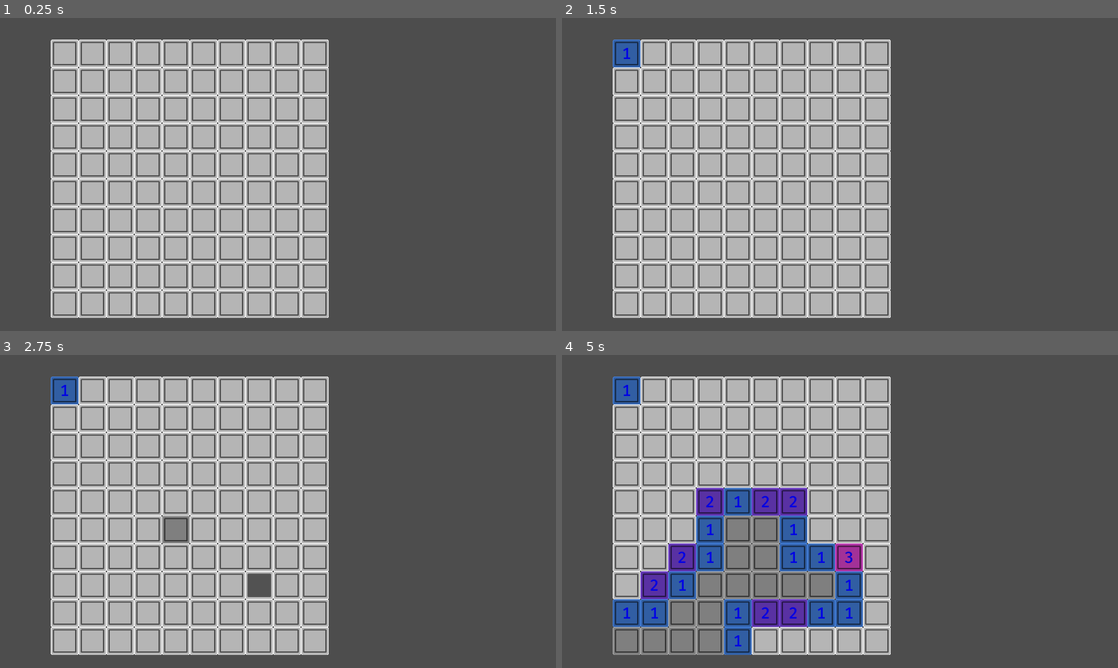
Above: before the commit, frames 1-4 (two rows, left to right).
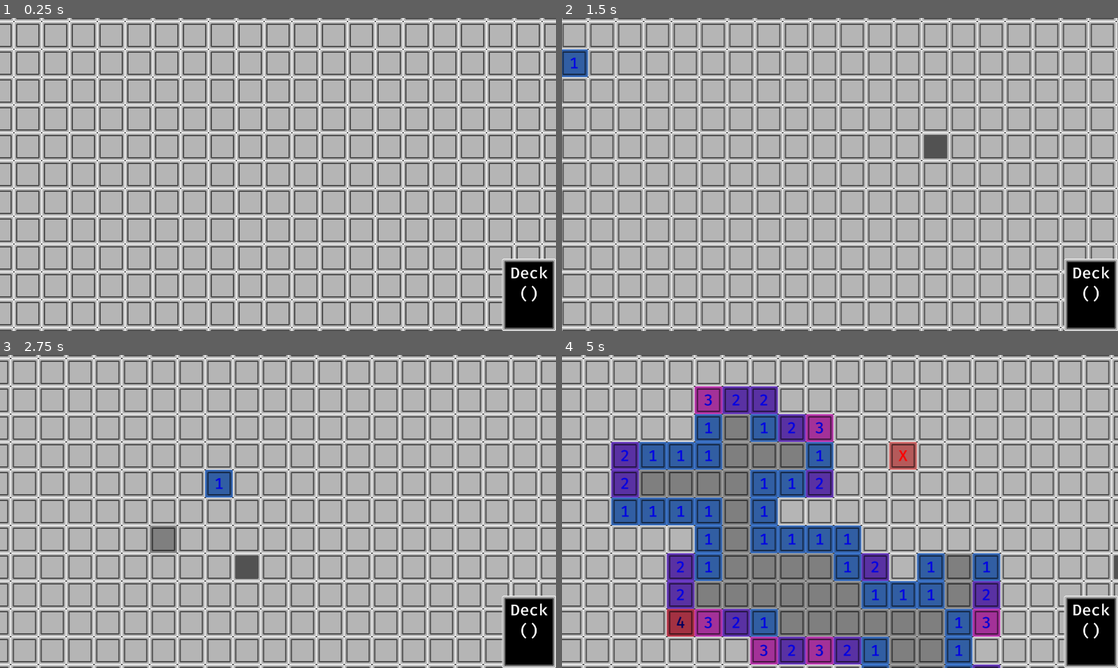
Above: after the commit, the same moments.

Repository: bjornarprytz/mine-sweeter
Game: Godot game, scene res://main.tscn
Same seed, same stepped clock (60 frames per second), same inputs: the game is played once before the commit and once after it.
Inputs (mouse positions are in pixels of both pictures, inside the frame that each line leads up to):
- Up to frame 1 (0.25 s): no input
- Up to frame 2 (1.5 s): click (628, 52) at 0.52 s; tap Enter at 1.25 s; move the mouse to (962, 158) at 1.27 s; hold D (move_right, bound only after the commit) from 1.28 s (still down); hold Middle mouse button (drag, bound only after the commit) from 1.28 s (still down); click (962, 158) at 1.42 s
- Up to frame 3 (2.75 s): tap Shift (shift, bound only after the commit) at 1.55 s; release D (move_right, bound only after the commit) at 2 s; release Middle mouse button (drag, bound only after the commit) at 2 s; drag from (166, 527) to (250, 574) at 2.02 s
- Up to frame 4 (5 s): move the mouse to (895, 442) at 2.77 s; hold D (move_right, bound only after the commit) 2.78-3.5 s; hold Mouse wheel up (zoom_in, bound only after the commit) 2.78-3.5 s; click (895, 442) at 2.92 s; tap Mouse wheel down (zoom_out, bound only after the commit) at 3.05 s; drag from (812, 574) to (673, 464) at 3.52 s; move the mouse to (1006, 558) at 4.27 s; hold A (move_left, bound only after the commit) from 4.28 s (still down); hold Middle mouse button (drag, bound only after the commit) from 4.28 s (still down); click (1006, 558) at 4.42 s; tap Shift (shift, bound only after the commit) at 4.55 s

The runs differ from the first frame. In frame 1, 65% of the frame differs, in the area x 0-100%, y 0-100%; in frame 2, 67%; in frame 3, 69%; in frame 4, 83%.

Commit message:
Game board, wip deck/cards.

Diff:
--- a/src/autoloads/event_bus.gd
+++ b/src/autoloads/event_bus.gd
@@ -3,3 +3,8 @@
 
 
 # Add signals here for game-wide events. Access through the Events singleton
+
+signal tutorial_reveal_first_cell()
+
+signal cell_revealed(cell: Cell)
+signal cell_flagged(cell: Cell, flagged: bool)
--- a/src/autoloads/factory.gd
+++ b/src/autoloads/factory.gd
@@ -2,3 +2,61 @@
 extends Node2D
 
 # Add factory methods for common scenes here. Access through the Create singleton
+
+@onready var cell_spawner = preload("res://cell.tscn")
+@onready var card_spawner = preload("res://card.tscn")
+
+const mine_frequency: float = .2
+
+func Cell() -> Cell:
+	var cell = cell_spawner.instantiate() as Cell
+
+	if randf() < mine_frequency:
+		cell.is_mine = true
+
+	return cell
+
+
+const good_card_values = [1, 2, 3, 4]
+const good_card_values_probability_distribution = [0.50, 0.30, 0.15, 0.05]
+
+const good_card_mul_values = [2, 3, 4, 5]
+const good_card_mul_values_probability_distribution = [0.5, 0.4, 0.07, 0.03]
+
+const bad_card_values = [-1, -2, -3, -4]
+const bad_card_values_probability_distribution = [0.25, 0.5, 0.15, 0.1]
+
+const bad_card_mul_values = [-1]
+const bad_card_mul_values_probability_distribution = [1.0]
+
+func BadCard(type: Card.Type) -> Card:
+	var card = card_spawner.instantiate() as Card
+
+	card.type = type
+
+	match type:
+		Card.Type.VALUE:
+			var index = Utils.get_index_from_probability_distribution(bad_card_values_probability_distribution)
+			card.value = bad_card_values[index]
+		Card.Type.MULTIPLIER:
+			var index = Utils.get_index_from_probability_distribution(bad_card_mul_values_probability_distribution)
+			card.value = bad_card_mul_values[index]
+	return card
+
+func GoodCard(type: Card.Type) -> Card:
+	var card = card_spawner.instantiate() as Card
+
+	card.type = type
+
+	var random_value = randf()
+
+	var cumulative_probability = 0.0
+
+	match type:
+		Card.Type.VALUE:
+			var index = Utils.get_index_from_probability_distribution(good_card_values_probability_distribution)
+			card.value = good_card_values[index]
+		Card.Type.MULTIPLIER:
+			var index = Utils.get_index_from_probability_distribution(good_card_mul_values_probability_distribution)
+			card.value = good_card_mul_values[index]
+	return card
--- /dev/null
+++ b/src/autoloads/game.gd
@@ -0,0 +1,3 @@
+extends Node2D
+
+var first_cell_revealed: bool = false
--- /dev/null
+++ b/src/autoloads/game.tscn
@@ -0,0 +1,6 @@
+[gd_scene load_steps=2 format=3 uid="uid://v5oiwytiokrw"]
+
+[ext_resource type="Script" path="res://autoloads/game.gd" id="1_e377y"]
+
+[node name="Game" type="Node2D"]
+script = ExtResource("1_e377y")
--- /dev/null
+++ b/src/camera.gd
@@ -0,0 +1,72 @@
+extends Camera2D
+
+@export var pan_speed: float = 500.0
+@export var zoom_speed: float = 0.1
+@export var min_zoom: float = 0.5
+@export var max_zoom: float = 2.0
+
+@export var map: Map
+
+var current_zoom: float = 1.0
+var dragging: bool = false
+var last_mouse_position: Vector2 = Vector2.ZERO
+
+# Called when the node enters the scene tree for the first time.
+func _ready() -> void:
+	# Initialize the camera
+	pass # Replace with function body.
+
+# Called every frame. 'delta' is the elapsed time since the previous frame.
+func _process(delta: float) -> void:
+	# Handle keyboard panning
+	var input_vector = Vector2.ZERO
+	input_vector.x = Input.get_action_strength("move_right") - Input.get_action_strength("move_left")
+	input_vector.y = Input.get_action_strength("move_down") - Input.get_action_strength("move_up")
+
+	# Apply faster movement if Shift is pressed
+	var speed_multiplier = 2.0 if Input.is_action_pressed("shift") else 1.0
+	position += input_vector * pan_speed * speed_multiplier * delta
+
+	# Only restrict movement when there's no input
+	if input_vector == Vector2.ZERO and not dragging:
+		restrict_movement()
+
+func _input(event: InputEvent) -> void:
+	if event.is_action_pressed("drag"):
+		dragging = true
+		last_mouse_position = event.position
+	elif event.is_action_released("drag"):
+		dragging = false
+	elif event is InputEventMouseMotion and dragging:
+		# Pan the camera while dragging
+		position += (last_mouse_position - event.position) / zoom
+		last_mouse_position = event.position
+	elif event.is_action_pressed("zoom_in"):
+		# Zoom in with plus key
+		zoom_camera(zoom_speed)
+	elif event.is_action_pressed("zoom_out"):
+		# Zoom out with minus key
+		zoom_camera(-zoom_speed)
+
+func zoom_camera(zoom_amount: float) -> void:
+	current_zoom = clampf(current_zoom + zoom_amount, min_zoom, max_zoom)
+	zoom = Vector2.ONE * current_zoom
+	restrict_movement()
+
+func restrict_movement() -> void:
+	# Restrict movement so that the game board can't get out of view
+	var camera_size = get_viewport_rect().size / zoom
+	var map_center = map.get_center_cell().position
+
+	# Check if camera is out of bounds
+	var out_of_bounds = (
+		position.x < 0 or
+		position.x > map.bounds.size.x or
+		position.y < 0 or
+		position.y > map.bounds.size.y
+	)
+
+	if out_of_bounds:
+		# Lerp towards map center
+		var target_position = position.lerp(map_center, 0.04)
+		position = target_position
--- /dev/null
+++ b/src/card.gd
@@ -0,0 +1,31 @@
+class_name Card
+extends Node2D
+
+enum Type {
+	VALUE,
+	MULTIPLIER
+}
+
+var type: Type = Type.VALUE
+
+var mul: float = 1.0:
+	set(v):
+		if v == mul:
+			return
+		assert(type == Type.MULTIPLIER)
+		mul = v
+
+		value_label.clear()
+		value_label.add_text("[centered]x%s" % str(mul))
+
+var val: int = 0:
+	set(v):
+		if v == val:
+			return
+		assert(type == Type.VALUE)
+		val = v
+
+		value_label.clear()
+		value_label.add_text("[centered]%s" % str(val))
+
+@onready var value_label: RichTextLabel = %Value
--- /dev/null
+++ b/src/card.tscn
@@ -0,0 +1,24 @@
+[gd_scene load_steps=2 format=3 uid="uid://xre67uirv4dq"]
+
+[ext_resource type="Script" path="res://card.gd" id="1_pgbsw"]
+
+[node name="Card" type="Node2D"]
+script = ExtResource("1_pgbsw")
+
+[node name="PanelContainer" type="PanelContainer" parent="."]
+offset_right = 114.0
+offset_bottom = 152.0
+
+[node name="MarginContainer" type="MarginContainer" parent="PanelContainer"]
+layout_mode = 2
+
+[node name="CenterContainer" type="CenterContainer" parent="PanelContainer/MarginContainer"]
+layout_mode = 2
+
+[node name="Value" type="RichTextLabel" parent="PanelContainer/MarginContainer/CenterContainer"]
+unique_name_in_owner = true
+layout_mode = 2
+bbcode_enabled = true
+text = "[center]+5"
+fit_content = true
+autowrap_mode = 0
--- a/src/cell.gd
+++ b/src/cell.gd
@@ -1,22 +1,32 @@
 class_name Cell
 extends Node2D
+
+const size: int = 64
 
 var is_mine: bool = false
 var number: int = 0
 var revealed: bool = false
 var flagged: bool = false
 
+var map: Map
+
 var coordinates: Vector2 = Vector2.ZERO
+
 @onready var button: Button = $Button
-
-signal cell_revealed(cell: Cell)
-signal cell_flagged(cell: Cell)
-
 @onready var tag: RichTextLabel = %Tag
 
 func reveal():
 	if revealed:
 		return
+	if flagged:
+		toggle_flag()
+
+	if !Game.first_cell_revealed:
+		Game.first_cell_revealed = true
+		Events.tutorial_reveal_first_cell.emit()
+		if is_mine:
+			is_mine = false
+
 	revealed = true
 
 	var tween = create_tween()
@@ -25,13 +35,19 @@
 	tween.tween_property(self, "scale", Vector2(1.0, 1.0), 0.05)
 	await tween.finished
 
-	if number > 0:
+	var neighbors = map.get_neighbors(self)
+	number = 0
+	for neighbor in neighbors:
+		if neighbor.is_mine:
+			number += 1
+
+	if is_mine:
+		modulate = Color(1, 0.5, 0.5) # Light red for mines
+	elif number > 0:
 		var hue = (number - 1) / 8.0 + 0.6 # Shift the color wheel so 1 is blue
 		var saturation = 0.7 # Moderate saturation for visibility
 		var value = 0.9 # High value for brightness
 		modulate = Color.from_hsv(fmod(hue, 1.0), saturation, value)
-	elif is_mine:
-		modulate = Color(1, 0.5, 0.5) # Light red for mines
 	else:
 		modulate = Color(0.7, 0.7, 0.7) # Darkened color for empty cells (0)
 
@@ -40,25 +56,33 @@
 		tag.append_text("[center][color=red]X[/color][/center]")
 	elif number > 0:
 		tag.append_text("[center][color=blue]%s[/color][/center]" % str(number))
-	cell_revealed.emit(self)
+	Events.cell_revealed.emit(self)
 
 func toggle_flag():
 	tag.show()
 	if not revealed:
 		flagged = !flagged
 		if flagged:
-			tag.append_text("[center][color=red]F[/color][/center]")
+			tag.append_text("[center][color=darkgreen]F[/color][/center]")
 		else:
 			tag.clear()
-		cell_flagged.emit(self)
-
-func initialize(is_mine_cell: bool, cell_number: int):
-	is_mine = is_mine_cell
-	number = cell_number
+		Events.cell_flagged.emit(self, flagged)
 
 func _on_button_gui_input(event: InputEvent) -> void:
 	if event is InputEventMouseButton and !event.is_pressed():
 		if event.button_index == MOUSE_BUTTON_LEFT:
+			if revealed:
+				var neighbors = map.get_neighbors(self)
+				var safe_neighbors: Array[Cell] = []
+				var n_flagged_neighbors = 0
+				for neighbor in neighbors:
+					if neighbor.flagged:
+						n_flagged_neighbors += 1
+					elif !neighbor.revealed:
+						safe_neighbors.append(neighbor)
+				if n_flagged_neighbors == number:
+					for neighbor in safe_neighbors:
+						neighbor.reveal()
 			reveal()
 		elif event.button_index == MOUSE_BUTTON_RIGHT:
 			toggle_flag()
--- /dev/null
+++ b/src/deck.gd
@@ -0,0 +1,24 @@
+class_name Deck
+extends Control
+
+@onready var label: RichTextLabel = %Label
+
+var cards: Array[Card] = []
+
+func add_card(card: Card) -> void:
+	cards.push_back(card)
+	label.append_text("Deck (%s)" % str(cards.size()))
+
+func pop_cards(n: int) -> Array[Card]:
+	var drawn_cards: Array[Card] = []
+
+	for i in range(n):
+		drawn_cards.push_back(cards.pop_front())
+
+	label.clear()
+	label.append_text("Deck (%s)" % str(cards.size()))
+
+	return drawn_cards
+
+func shuffle() -> void:
+	cards.shuffle()
--- /dev/null
+++ b/src/deck.tscn
@@ -0,0 +1,14 @@
+[gd_scene load_steps=2 format=3 uid="uid://cx0f7aqu2rweo"]
+
+[ext_resource type="Script" path="res://deck.gd" id="1_euoki"]
+
+[node name="PanelContainer" type="PanelContainer"]
+offset_right = 124.0
+offset_bottom = 166.0
+script = ExtResource("1_euoki")
+
+[node name="Label" type="RichTextLabel" parent="."]
+unique_name_in_owner = true
+layout_mode = 2
+bbcode_enabled = true
+text = "[center]Deck()"
--- a/src/main.gd
+++ b/src/main.gd
@@ -1,28 +1,16 @@
 extends Node2D
 
-var grid_size = Vector2(10, 10)
-var cell_size = 64
-var mine_count = 15
 
-var grid = []
-
-@onready var cell_spawner = preload("res://cell.tscn")
+@onready var map: Map = %Map
+@onready var camera: Camera2D = %Camera
+@onready var deck: Deck = %Deck
 
 func _ready():
-	create_grid()
-	place_mines()
-	calculate_numbers()
+	map.create_grid()
+	Events.cell_revealed.connect(_on_cell_revealed)
 
-func create_grid():
-	for x in range(grid_size.x):
-		grid.append([])
-		for y in range(grid_size.y):
-			var cell = cell_spawner.instantiate() as Cell
-			cell.position = Vector2(x, y) * cell_size
-			cell.coordinates = Vector2(x, y)
-			add_child(cell)
-			grid[x].append(cell)
-			cell.cell_revealed.connect(_on_cell_revealed)
+	camera.position = map.get_center_cell().position
+
 
 func _on_cell_revealed(cell: Cell):
 	if cell.number > 0 or cell.is_mine or cell.flagged:
@@ -30,39 +18,5 @@
 
 	await get_tree().create_timer(0.1).timeout
 
-	for dx in [-1, 0, 1]:
-		for dy in [-1, 0, 1]:
-			var nx = cell.coordinates.x + dx
-			var ny = cell.coordinates.y + dy
-			if nx >= 0 and nx < grid_size.x and ny >= 0 and ny < grid_size.y:
-				var adjacent_cell = grid[nx][ny]
-				if not adjacent_cell.is_mine and not adjacent_cell.revealed:
-					adjacent_cell.reveal()
-
-func place_mines():
-	var mines_placed = 0
-	while mines_placed < mine_count:
-		var x = randi() % int(grid_size.x)
-		var y = randi() % int(grid_size.y)
-		if not grid[x][y].is_mine:
-			grid[x][y].initialize(true, 0)
-			mines_placed += 1
-
-func calculate_numbers():
-	for x in range(grid_size.x):
-		for y in range(grid_size.y):
-			if grid[x][y].is_mine:
-				continue
-			var number = count_adjacent_mines(x, y)
-			grid[x][y].initialize(false, number)
-
-func count_adjacent_mines(x, y):
-	var count = 0
-	for dx in range(-1, 2):
-		for dy in range(-1, 2):
-			var nx = x + dx
-			var ny = y + dy
-			if nx >= 0 and nx < grid_size.x and ny >= 0 and ny < grid_size.y:
-				if grid[nx][ny].is_mine:
-					count += 1
-	return count
+	for neighbor in map.get_neighbors(cell):
+		neighbor.reveal()
--- a/src/main.tscn
+++ b/src/main.tscn
@@ -1,9 +1,33 @@
-[gd_scene load_steps=2 format=3 uid="uid://cgrejd4v5ywd3"]
+[gd_scene load_steps=5 format=3 uid="uid://cgrejd4v5ywd3"]
 
 [ext_resource type="Script" path="res://main.gd" id="1_30g2o"]
+[ext_resource type="Script" path="res://camera.gd" id="2_gi7hc"]
+[ext_resource type="PackedScene" uid="uid://cx0f7aqu2rweo" path="res://deck.tscn" id="2_skvlw"]
+[ext_resource type="PackedScene" uid="uid://l0fykk82x6xx" path="res://map.tscn" id="3_sidb8"]
 
 [node name="Main" type="Node2D"]
-position = Vector2(149, 82)
 script = ExtResource("1_30g2o")
 
 [node name="CanvasLayer" type="CanvasLayer" parent="."]
+
+[node name="Deck" parent="CanvasLayer" instance=ExtResource("2_skvlw")]
+unique_name_in_owner = true
+anchors_preset = 3
+anchor_left = 1.0
+anchor_top = 1.0
+anchor_right = 1.0
+anchor_bottom = 1.0
+offset_left = -124.0
+offset_top = -166.0
+offset_right = 0.0
+offset_bottom = 0.0
+grow_horizontal = 0
+grow_vertical = 0
+
+[node name="Camera" type="Camera2D" parent="." node_paths=PackedStringArray("map")]
+unique_name_in_owner = true
+script = ExtResource("2_gi7hc")
+map = NodePath("../Map")
+
+[node name="Map" parent="." instance=ExtResource("3_sidb8")]
+unique_name_in_owner = true
--- /dev/null
+++ b/src/map.gd
@@ -0,0 +1,40 @@
+class_name Map
+extends Node2D
+
+var grid_size = Vector2(64, 64)
+var bounds = Rect2(0, 0, 0, 0)
+
+var grid = []
+
+func create_grid():
+	for x in range(grid_size.x):
+		grid.append([])
+		for y in range(grid_size.y):
+			var cell = Create.Cell()
+			cell.position = Vector2(x, y) * Cell.size
+			cell.coordinates = Vector2(x, y)
+			cell.map = self
+			cell.name = "Cell(%s,%s)" % [x, y]
+			add_child(cell)
+			grid[x].append(cell)
+
+	bounds = Rect2(0, 0, grid_size.x * Cell.size, grid_size.y * Cell.size)
+
+func get_center_cell() -> Cell:
+	return get_cell(grid_size.x / 2, grid_size.y / 2)
+
+func get_cell(x, y) -> Cell:
+	if x >= 0 and x < grid_size.x and y >= 0 and y < grid_size.y:
+		return grid[x][y]
+	return null
+
+func get_neighbors(cell: Cell) -> Array[Cell]:
+	var neighbors: Array[Cell] = []
+	for dx in [-1, 0, 1]:
+		for dy in [-1, 0, 1]:
+			var nx = cell.coordinates.x + dx
+			var ny = cell.coordinates.y + dy
+			var neighbor = get_cell(nx, ny)
+			if neighbor:
+				neighbors.append(neighbor)
+	return neighbors
--- /dev/null
+++ b/src/map.tscn
@@ -0,0 +1,6 @@
+[gd_scene load_steps=2 format=3 uid="uid://l0fykk82x6xx"]
+
+[ext_resource type="Script" path="res://map.gd" id="1_0hxjf"]
+
+[node name="Map" type="Node2D"]
+script = ExtResource("1_0hxjf")
--- a/src/project.godot
+++ b/src/project.godot
@@ -19,6 +19,7 @@
 
 Events="*res://autoloads/event_bus.gd"
 Create="*res://autoloads/factory.gd"
+Game="*res://autoloads/game.gd"
 
 [display]
 
@@ -41,6 +42,55 @@
 "mipmaps/generate": true
 }
 
+[input]
+
+drag={
+"deadzone": 0.5,
+"events": [Object(InputEventMouseButton,"resource_local_to_scene":false,"resource_name":"","device":-1,"window_id":0,"alt_pressed":false,"shift_pressed":false,"ctrl_pressed":false,"meta_pressed":false,"button_mask":4,"position":Vector2(330, 6),"global_position":Vector2(339, 52),"factor":1.0,"button_index":3,"canceled":false,"pressed":true,"double_click":false,"script":null)
+]
+}
+zoom_in={
+"deadzone": 0.5,
+"events": [Object(InputEventMouseButton,"resource_local_to_scene":false,"resource_name":"","device":-1,"window_id":0,"alt_pressed":false,"shift_pressed":false,"ctrl_pressed":false,"meta_pressed":false,"button_mask":8,"position":Vector2(203, 11),"global_position":Vector2(212, 57),"factor":1.0,"button_index":4,"canceled":false,"pressed":true,"double_click":false,"script":null)
+, Object(InputEventKey,"resource_local_to_scene":false,"resource_name":"","device":-1,"window_id":0,"alt_pressed":false,"shift_pressed":false,"ctrl_pressed":false,"meta_pressed":false,"pressed":false,"keycode":0,"physical_keycode":4194437,"key_label":0,"unicode":43,"location":0,"echo":false,"script":null)
+]
+}
+zoom_out={
+"deadzone": 0.5,
+"events": [Object(InputEventMouseButton,"resource_local_to_scene":false,"resource_name":"","device":-1,"window_id":0,"alt_pressed":false,"shift_pressed":false,"ctrl_pressed":false,"meta_pressed":false,"button_mask":16,"position":Vector2(234, 13),"global_position":Vector2(243, 59),"factor":1.0,"button_index":5,"canceled":false,"pressed":true,"double_click":false,"script":null)
+, Object(InputEventKey,"resource_local_to_scene":false,"resource_name":"","device":-1,"window_id":0,"alt_pressed":false,"shift_pressed":false,"ctrl_pressed":false,"meta_pressed":false,"pressed":false,"keycode":0,"physical_keycode":4194435,"key_label":0,"unicode":45,"location":0,"echo":false,"script":null)
+]
+}
+move_right={
+"deadzone": 0.5,
+"events": [Object(InputEventKey,"resource_local_to_scene":false,"resource_name":"","device":-1,"window_id":0,"alt_pressed":false,"shift_pressed":false,"ctrl_pressed":false,"meta_pressed":false,"pressed":false,"keycode":0,"physical_keycode":68,"key_label":0,"unicode":100,"location":0,"echo":false,"script":null)
+, Object(InputEventKey,"resource_local_to_scene":false,"resource_name":"","device":-1,"window_id":0,"alt_pressed":false,"shift_pressed":false,"ctrl_pressed":false,"meta_pressed":false,"pressed":false,"keycode":0,"physical_keycode":4194321,"key_label":0,"unicode":0,"location":0,"echo":false,"script":null)
+]
+}
+move_left={
+"deadzone": 0.5,
+"events": [Object(InputEventKey,"resource_local_to_scene":false,"resource_name":"","device":-1,"window_id":0,"alt_pressed":false,"shift_pressed":false,"ctrl_pressed":false,"meta_pressed":false,"pressed":false,"keycode":0,"physical_keycode":65,"key_label":0,"unicode":97,"location":0,"echo":false,"script":null)
+, Object(InputEventKey,"resource_local_to_scene":false,"resource_name":"","device":-1,"window_id":0,"alt_pressed":false,"shift_pressed":false,"ctrl_pressed":false,"meta_pressed":false,"pressed":false,"keycode":0,"physical_keycode":4194319,"key_label":0,"unicode":0,"location":0,"echo":false,"script":null)
+]
+}
+move_up={
+"deadzone": 0.5,
+"events": [Object(InputEventKey,"resource_local_to_scene":false,"resource_name":"","device":-1,"window_id":0,"alt_pressed":false,"shift_pressed":false,"ctrl_pressed":false,"meta_pressed":false,"pressed":false,"keycode":0,"physical_keycode":87,"key_label":0,"unicode":119,"location":0,"echo":false,"script":null)
+, Object(InputEventKey,"resource_local_to_scene":false,"resource_name":"","device":-1,"window_id":0,"alt_pressed":false,"shift_pressed":false,"ctrl_pressed":false,"meta_pressed":false,"pressed":false,"keycode":0,"physical_keycode":4194320,"key_label":0,"unicode":0,"location":0,"echo":false,"script":null)
+]
+}
+move_down={
+"deadzone": 0.5,
+"events": [Object(InputEventKey,"resource_local_to_scene":false,"resource_name":"","device":-1,"window_id":0,"alt_pressed":false,"shift_pressed":false,"ctrl_pressed":false,"meta_pressed":false,"pressed":false,"keycode":0,"physical_keycode":83,"key_label":0,"unicode":115,"location":0,"echo":false,"script":null)
+, Object(InputEventKey,"resource_local_to_scene":false,"resource_name":"","device":-1,"window_id":0,"alt_pressed":false,"shift_pressed":false,"ctrl_pressed":false,"meta_pressed":false,"pressed":false,"keycode":0,"physical_keycode":4194322,"key_label":0,"unicode":0,"location":0,"echo":false,"script":null)
+]
+}
+shift={
+"deadzone": 0.5,
+"events": [Object(InputEventKey,"resource_local_to_scene":false,"resource_name":"","device":-1,"window_id":0,"alt_pressed":false,"shift_pressed":false,"ctrl_pressed":false,"meta_pressed":false,"pressed":false,"keycode":0,"physical_keycode":4194325,"key_label":0,"unicode":0,"location":0,"echo":false,"script":null)
+]
+}
+
 [rendering]
 
 renderer/rendering_method="gl_compatibility"
--- /dev/null
+++ b/src/utils.gd
@@ -0,0 +1,22 @@
+class_name Utils
+extends Node
+
+static func get_index_from_probability_distribution(distribution: Array[float]) -> int:
+	var sum = 0.0
+
+	for value in distribution:
+		assert(value >= 0.0)
+		sum += value
+
+	assert(is_equal_approx(sum, 1.0))
+
+	var random_value = randf()
+
+	var cumulative_probability = 0.0
+
+	for i in range(distribution.size()):
+		cumulative_probability += distribution[i]
+		if random_value < cumulative_probability:
+			return i
+
+	return 0
